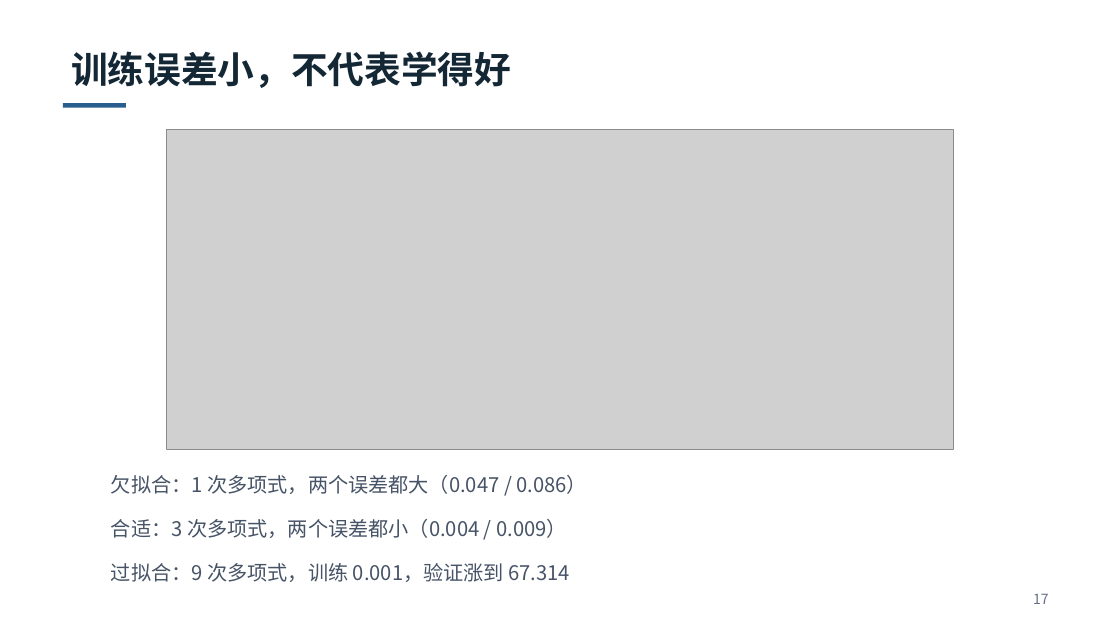
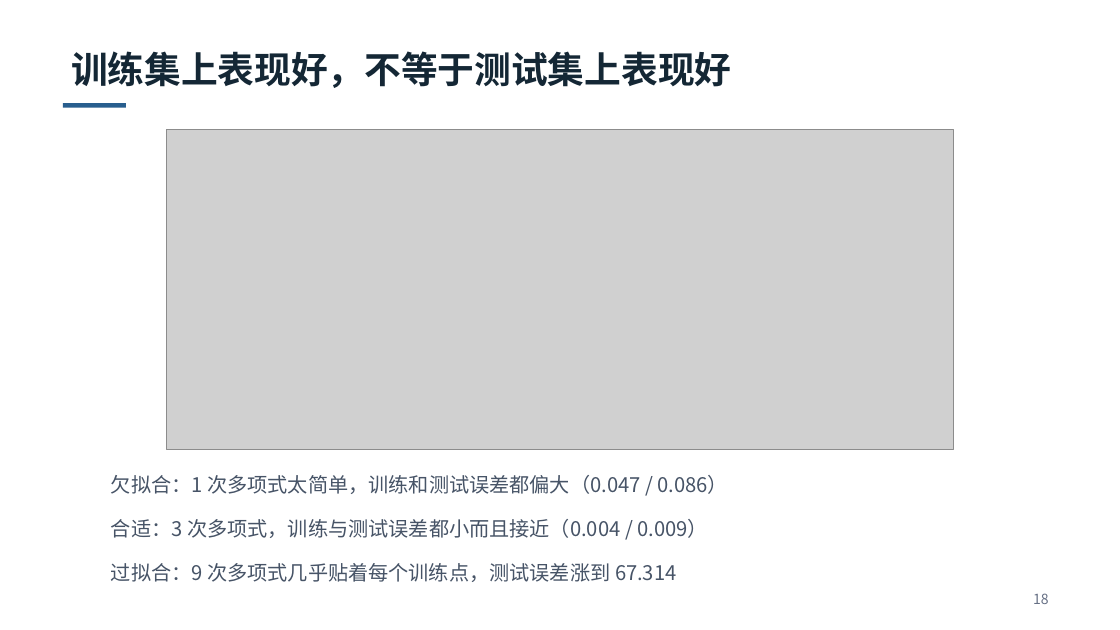
Before and after one commit to fjfjkk2717821463-cpu/Robo-Education-Recruitment, a slide deck: slide 18 of slides/机器学习基础-让程序从数据里找规律.pptx (slide 17 before the commit). Drawn at 1120x630 pixels with LibreOffice and Linux fonts; fonts in the diff are those of the drawing; grey boxes stand for pictures. Boxes give left, top, right and bottom in pixels: in the first picture for what was removed or moved away, otherwise in the second. Text is boxed around its words. In the diff, an @@ line names an element or a change of style, - is before the commit and + after.

```diff
--- a/slides/机器学习基础-让程序从数据里找规律.pptx
+++ b/slides/机器学习基础-让程序从数据里找规律.pptx
@@ text at [71, 51, 731, 88]: text changed @@
-训练误差小，不代表学得好
+训练集上表现好，不等于测试集上表现好
@@ text at [111, 475, 729, 582]: text changed @@
-欠拟合：1 次多项式，两个误差都大（0.047 / 0.086）
-合适：3 次多项式，两个误差都小（0.004 / 0.009）
-过拟合：9 次多项式，训练 0.001，验证涨到 67.314
+欠拟合：1 次多项式太简单，训练和测试误差都偏大（0.047 / 0.086）
+合适：3 次多项式，训练与测试误差都小而且接近（0.004 / 0.009）
+过拟合：9 次多项式几乎贴着每个训练点，测试误差涨到 67.314
@@ text at [1033, 593, 1049, 604]: text changed @@
-17
+18
```
Also in this commit, not shown: 15 other slides changed, 6 slides added, 4 slides removed, 3 other files.
